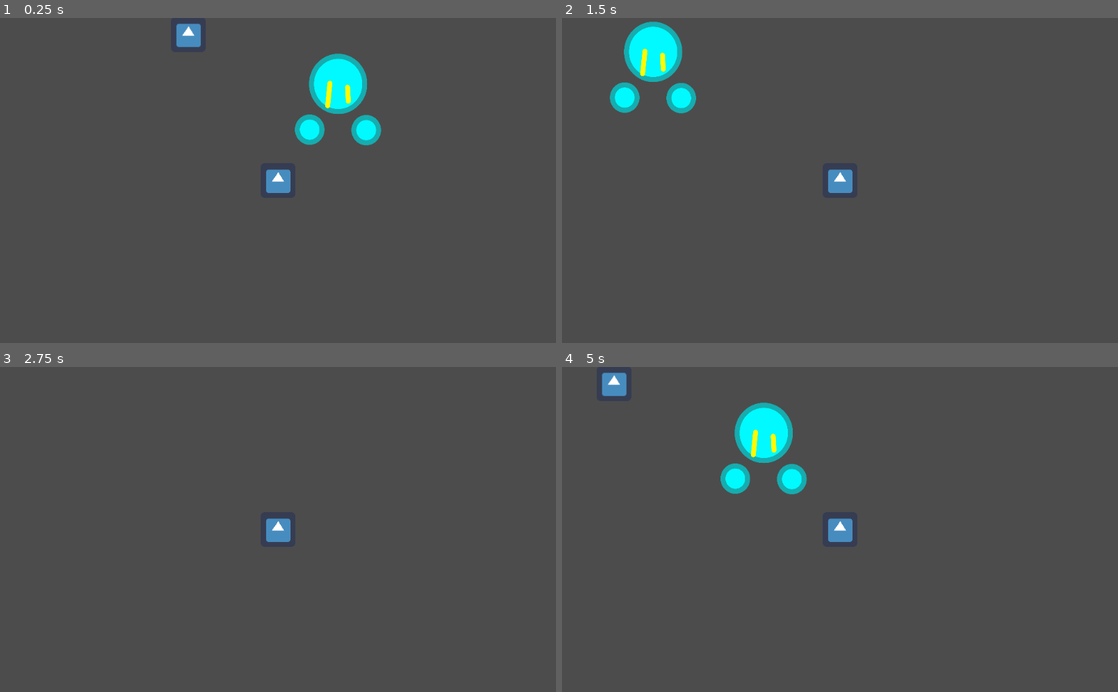
Above: before the commit, frames 1-4 (two rows, left to right).
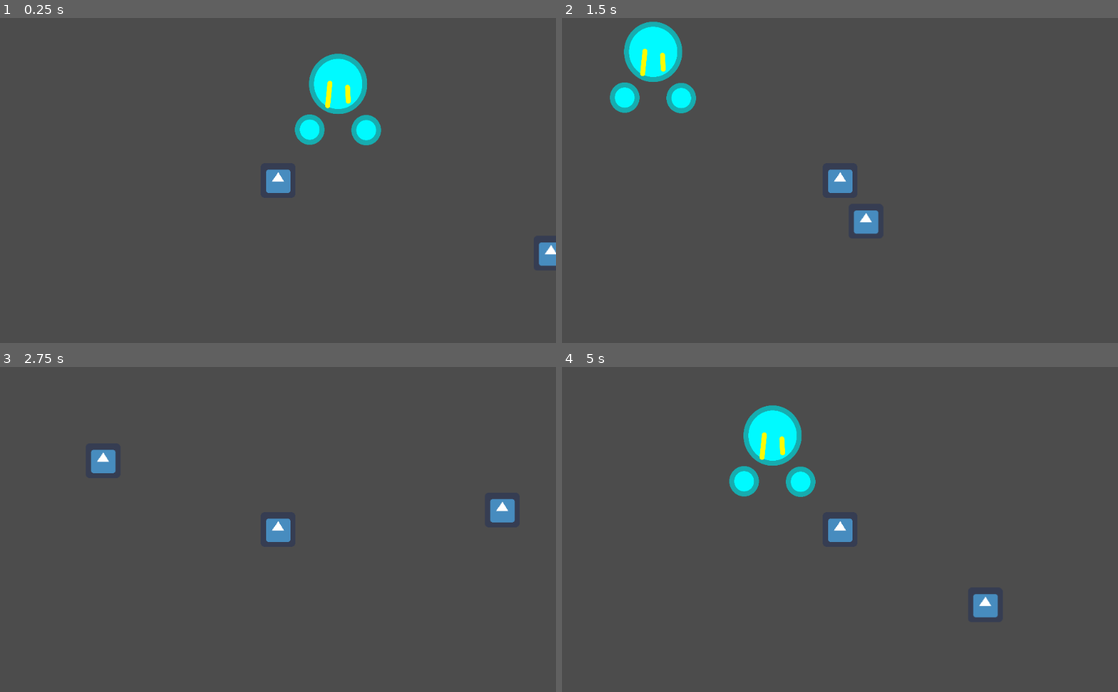
Above: after the commit, the same moments.

Repository: DarrellWulff/GGJProject
Game: Godot game, scene res://World.tscn
Same seed, same stepped clock (60 frames per second), same inputs: the game is played once before the commit and once after it. The engine's default icon, where the game draws it, is replaced by a stand-in: a white triangle on a blue panel in a dark square.
Inputs:
- Up to frame 1 (0.25 s): no input
- Up to frame 2 (1.5 s): tap Enter at 0.5 s; hold D 0.53-1.28 s; hold K 0.53-1.28 s; hold S from 1.28 s (still down); tap K at 1.35 s
- Up to frame 3 (2.75 s): release S at 2.03 s; hold D from 2.03 s (still down); hold K from 2.03 s (still down)
- Up to frame 4 (5 s): release D at 2.78 s; release K at 2.78 s; hold W 2.78-3.53 s; tap K at 2.85, 4.35 s; hold K 3.53-4.28 s; hold A from 3.53 s (still down)

The runs differ from the first frame. In frame 1, 0.5% of the frame differs, in the area x 31-100%, y 1-77%; in frame 2, 0.3%; in frame 3, 0.6%; in frame 4, 2.8%, in the area x 7-79%, y 1-78%.

Commit message:
Update World.gd
made it so that objects cannot spawn in player location

Diff:
--- a/GGJ2021Project/World.gd
+++ b/GGJ2021Project/World.gd
@@ -1,19 +1,21 @@
 extends Node2D
 
 onready var screenSize = get_viewport().size;
-onready var boxSize : int = screenSize.x;
+onready var boxSize : int = screenSize.x / 2;
 onready var halfBoxSize : int = boxSize / 2;
 
 var visitedBoxes = {};
-var seedVal : int;
+var lastVisitedBox : int;
 
 func _ready():
-	var seedString : String = "Hello World!";
-	if seedString:
-		self.seedVal = seedString.hash();
-	else:
-		randomize();
-		self.seedVal = randi();
+	#var seedString : String = "Hello World!";
+	#if seedString:
+	#	self.seedVal = seedString.hash();
+	#else:
+	randomize();
+	#self.seedVal = randi();
+	self.visitedBoxes[0] = true;
+	self.lastVisitedBox = 1;
 	pass;
 
 func getLayer(axis : int) -> int:
@@ -84,7 +86,7 @@
 func getRandomObject():
 	var value = randf();
 
-	if value < 0.25:
+	if value < 0.5:
 		return null;
 	else:
 		return load("res://Objects//Boulder.tscn");
@@ -108,17 +110,39 @@
 	var positionMin : Vector2 = Vector2(layerX * self.boxSize - self.halfBoxSize, layerY * self.boxSize - self.halfBoxSize);
 	var positionMax : Vector2 = Vector2(layerX * self.boxSize + self.halfBoxSize, layerY * self.boxSize + self.halfBoxSize);
 
-	seed(seedVal + boxNum);
+	#seed(seedVal + boxNum);
 	generateRandomObjects(positionMin, positionMax);
 
 	return true;
+
+func generateBox(layerX : int, layerY : int):
+	var boxNum : int = getBoxNum(layerX, layerY);
+
+	if !self.visitedBoxes.has(boxNum):
+		self.visitedBoxes[boxNum] = createWorldBox(layerX, layerY, boxNum);
+
+	pass;
+
+func generateLocalBoxes(layerX : int, layerY : int):
+
+	generateBox(layerX, layerY - 1);
+	generateBox(layerX + 1, layerY - 1);
+	generateBox(layerX + 1, layerY);
+	generateBox(layerX + 1, layerY + 1);
+	generateBox(layerX, layerY + 1);
+	generateBox(layerX - 1, layerY + 1);
+	generateBox(layerX - 1, layerY);
+	generateBox(layerX - 1, layerY - 1);
+
+	pass;
 
 func updateWorld(position : Vector2):
 	var layerX : int = getLayer(position.x);
 	var layerY : int = getLayer(position.y);
 	var boxNum : int = getBoxNum(layerX, layerY);
 
-	if !self.visitedBoxes.has(boxNum):
-		self.visitedBoxes[boxNum] = createWorldBox(layerX, layerY, boxNum);
+	if boxNum != self.lastVisitedBox:
+		generateLocalBoxes(layerX, layerY);
+		self.lastVisitedBox = boxNum;
 
 	pass;
